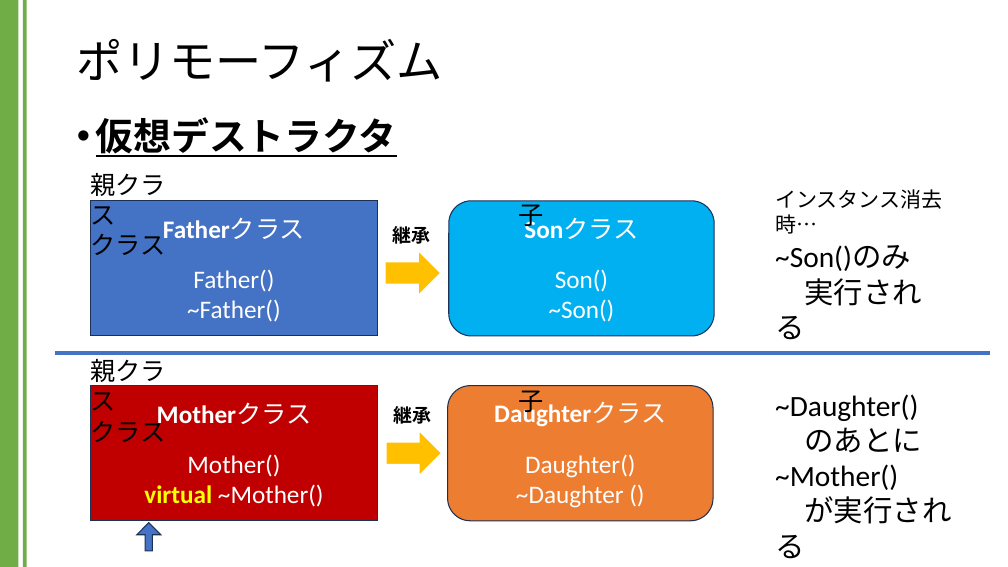
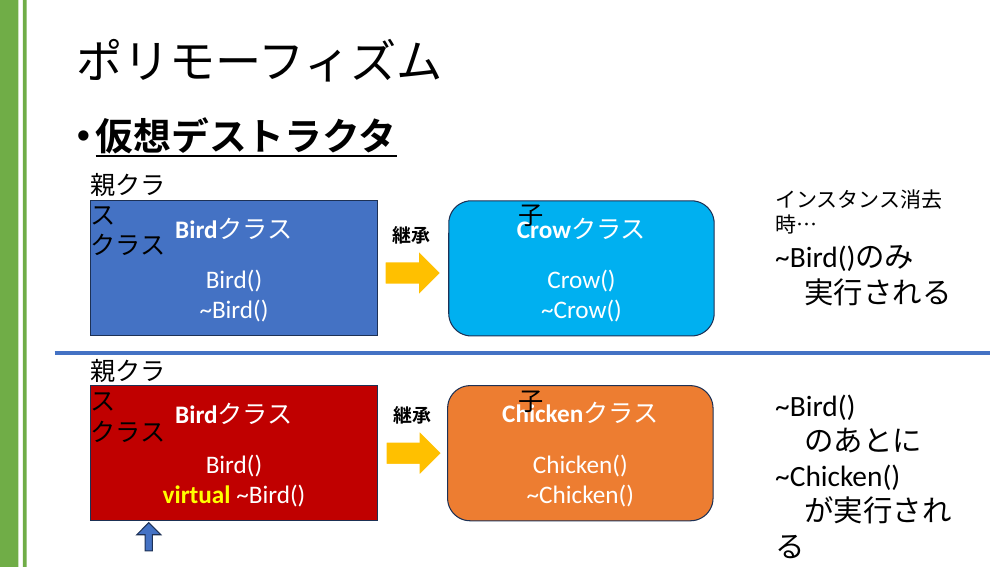
Before and after one commit to kic-murata/cpp2024, a slide deck: slide 42 of 授業資料/講義資料：継承とポリモーフィズム.pptx. Drawn at 1008x567 pixels with LibreOffice and Linux fonts; fonts in the diff are those of the drawing. Boxes give left, top, right and bottom in pixels: in the first picture for what was removed or moved away, otherwise in the second. Text is boxed around its words. In the diff, an @@ line names an element or a change of style, - is before the commit and + after.

```diff
--- a/授業資料/講義資料：継承とポリモーフィズム.pptx
+++ b/授業資料/講義資料：継承とポリモーフィズム.pptx
@@ text in rectangle at (175,218,293,322): text changed @@
-Fatherクラス
-Father()
-~Father()
+Birdクラス
+Bird()
+~Bird()
@@ text in rounded rectangle at (517,217,646,322): text changed @@
-Sonクラス
-Son()
-~Son()
+Crowクラス
+Crow()
+~Crow()
@@ text at (775,245,914,271): text changed @@
-~Son()のみ
+~Bird()のみ
@@ text in rectangle at (163,402,305,507): text changed @@
-Motherクラス
-Mother()
-virtual ~Mother()
+Birdクラス
+Bird()
+virtual ~Bird()
@@ text in rounded rectangle at (502,402,658,507): text changed @@
-Daughterクラス
-Daughter()
-~Daughter ()
+Chickenクラス
+Chicken()
+~Chicken()
@@ text at (775,394,952,524): text changed @@
-~Daughter()
-のあとに
-~Mother()
-が実行される
+~Bird()
+のあとに
+~Chicken()
+が実行される
```
Also in this commit, not shown: 3 other slides changed, 8 other files.
